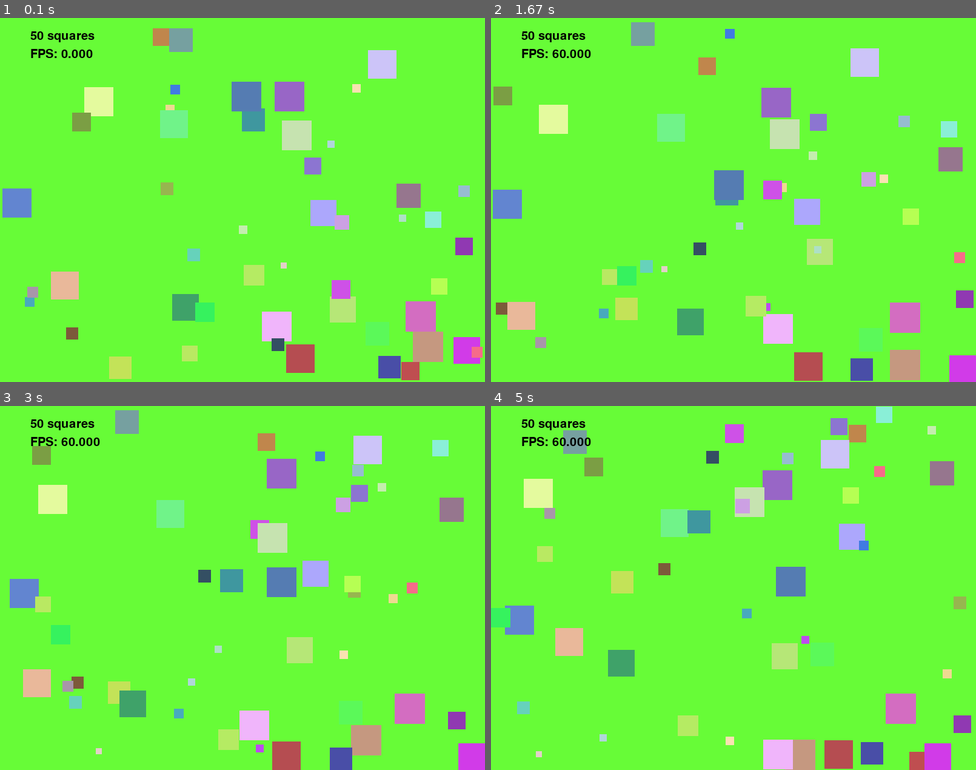
Above: before the commit, frames 1-4 (two rows, left to right).
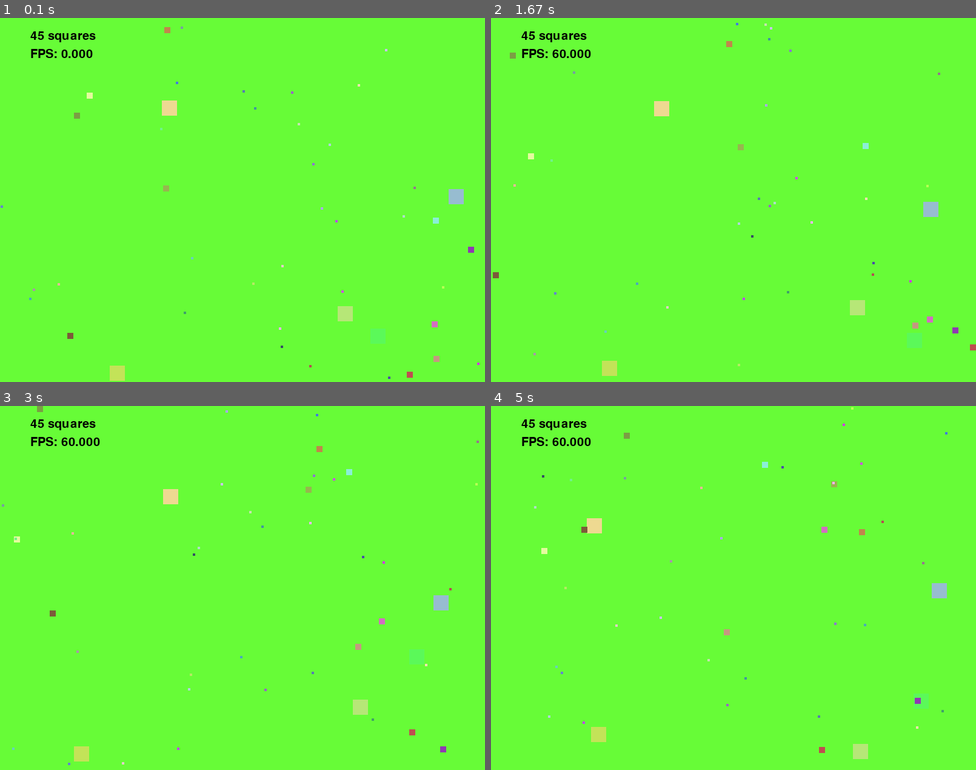
Above: after the commit, the same moments.

Repository: kevinotah/lab8-pygame
Game: pygame game, started from main.py
The game is run twice, just before and just after one commit, with the same random seed, the same clock (stepped at 60 frames per second) and the same inputs.
Inputs:
- Up to frame 1 (0.1 s): no input
- Up to frame 2 (1.67 s): no input
- Up to frame 3 (3 s): no input
- Up to frame 4 (5 s): no input

The runs differ from the first frame. In frame 1, 12% of the frame differs, in the area x 0-100%, y 2-100%; in frame 2, 13%; in frame 3, 13%, in the area x 0-100%, y 0-100%; in frame 4, 13%.

Commit message:
exam: q1 - mix of squares

Diff:
--- a/main.py
+++ b/main.py
@@ -9,7 +9,7 @@
 SCREEN_WIDTH: int = 800
 SCREEN_HEIGHT: int = 600
 FPS: int = 60
-NUM_SQUARES: int = 50
+# NUM_SQUARES: int = 50
 MAX_SPEED: float = 120
 
 # Squares react to nearby larger/smaller squares only within this radius.
@@ -17,8 +17,8 @@
 
 font: pygame.font.Font = pygame.font.Font(None, 30)
 
-MIN_SIZE: int = 10
-MAX_SIZE: int = 50
+MIN_SIZE: int = 4
+MAX_SIZE: int = 25
 
 WHITE: Tuple[int, int, int] = (255, 255, 255)
 BLACK: Tuple[int, int, int] = (0, 0, 0)
@@ -38,9 +38,10 @@
 
 
 class Square:
-    def __init__(self) -> None:
+    def __init__(self, size: int) -> None:
         # Each square gets a random size, position, color, direction, and lifespan.
-        self.size: int = random.randint(MIN_SIZE, MAX_SIZE)
+        # self.size: int = random.randint(MIN_SIZE, MAX_SIZE)
+        self.size = size
 
         self.x: float = random.randint(0, SCREEN_WIDTH - self.size)
         self.y: float = random.randint(0, SCREEN_HEIGHT - self.size)
@@ -159,8 +160,11 @@
     pygame.display.set_caption("Smooth Squares")
     clock: pygame.time.Clock = pygame.time.Clock()
 
-    # Start with a fixed number of squares.
-    squares: List[Square] = [Square() for _ in range(NUM_SQUARES)]
+    # Start with different sizes of squares
+    squares: List[Square] = []
+    for _ in range(5): squares.append(Square(25))
+    for _ in range(10): squares.append(Square(10))
+    for _ in range(30): squares.append(Square(4))
 
     running: bool = True
     while running:
@@ -192,7 +196,7 @@
             if square.age < square.lifespan:
                 new_squares.append(square)
             else:
-                new_squares.append(Square())
+                new_squares.append(Square(square.size))
 
         squares = new_squares
 
Not shown, changed: MY_EXAM.md
